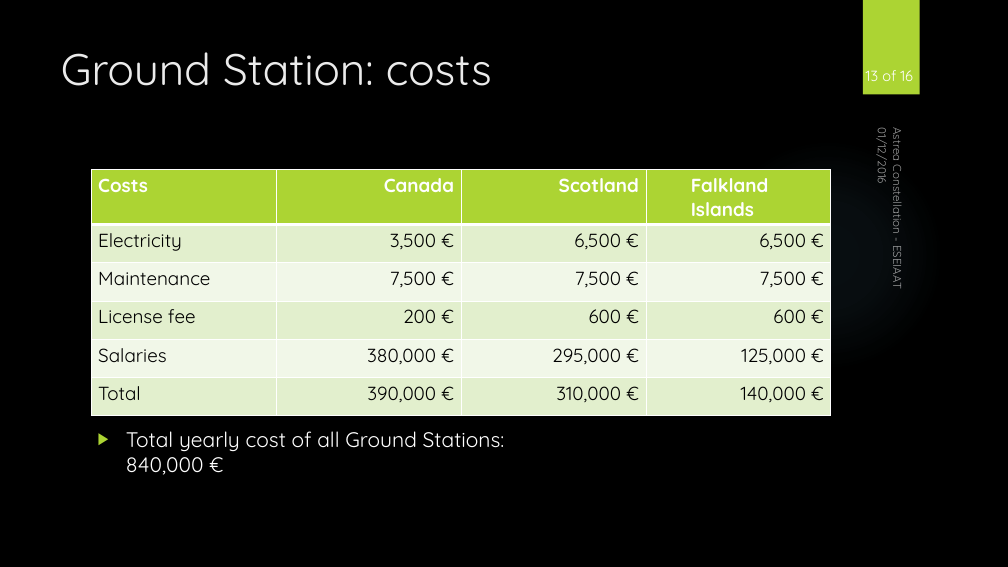
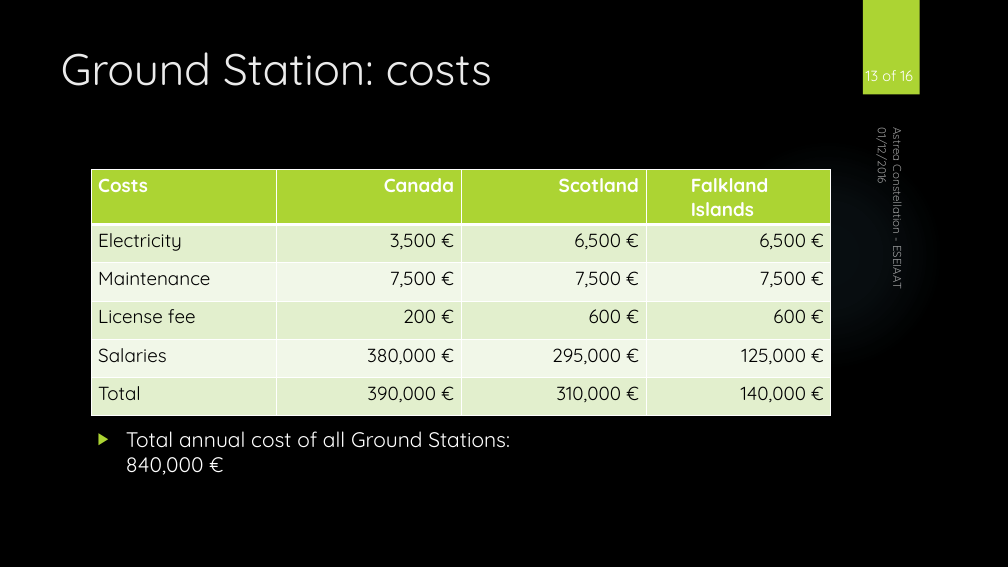
Before and after one commit to EvaMariaUrbano/Communications, a slide deck: slide 13 of Presentación Josep Maria/Presentation Josep Maria.pptx. Drawn at 1008x567 pixels with LibreOffice and Linux fonts; fonts in the diff are those of the drawing; background and template pictures are left out. Boxes give left, top, right and bottom in pixels: in the first picture for what was removed or moved away, otherwise in the second. Text is boxed around its words. In the diff, an @@ line names an element or a change of style, - is before the commit and + after.

```diff
--- a/Presentación Josep Maria/Presentation Josep Maria.pptx
+++ b/Presentación Josep Maria/Presentation Josep Maria.pptx
@@ text at bbox=[126, 431, 510, 475]: text changed @@
-▶ Total yearly cost of all Ground Stations: 840,000 €
+▶ Total annual cost of all Ground Stations: 840,000 €
```
Also in this commit, not shown: 14 other slides changed, 2 other files.
